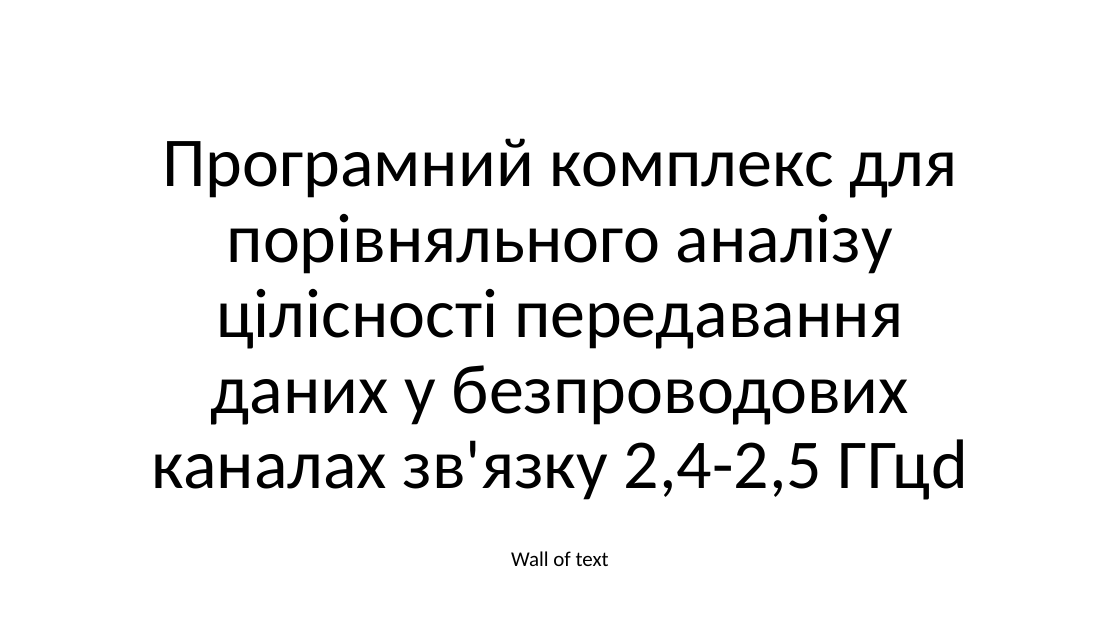
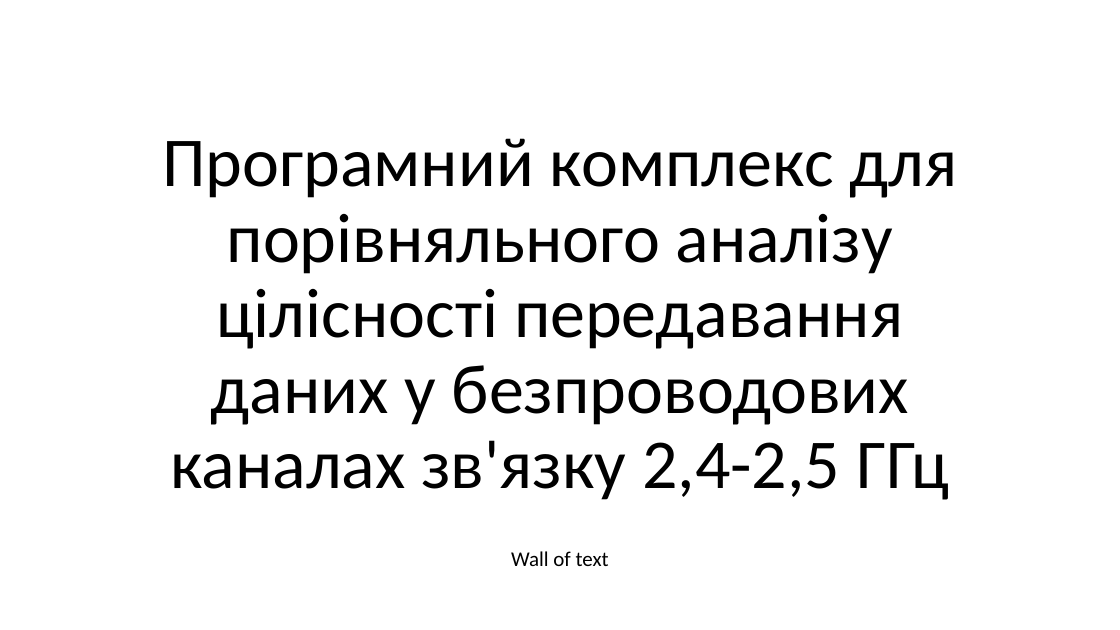
Before and after one commit to RasAlhague/MDRV-Diploma, a slide deck: slide 1 of Presentation.pptx. Drawn at 1120x630 pixels with LibreOffice and Linux fonts; fonts in the diff are those of the drawing. Boxes give left, top, right and bottom in pixels: in the first picture for what was removed or moved away, otherwise in the second. Text is boxed around its words. In the diff, an @@ line names an element or a change of style, - is before the commit and + after.

Commit message:
upd

```diff
--- a/Presentation.pptx
+++ b/Presentation.pptx
@@ title at (x1=162, y1=138, x2=958, y2=500): text changed @@
-Програмний комплекс для порівняльного аналізу цілісності передавання даних у безпроводових каналах зв'язку 2,4-2,5 ГГцd
+Програмний комплекс для порівняльного аналізу цілісності передавання даних у безпроводових каналах зв'язку 2,4-2,5 ГГц
```
Also in this commit, not shown: 1 slide added, 2 slides removed.
